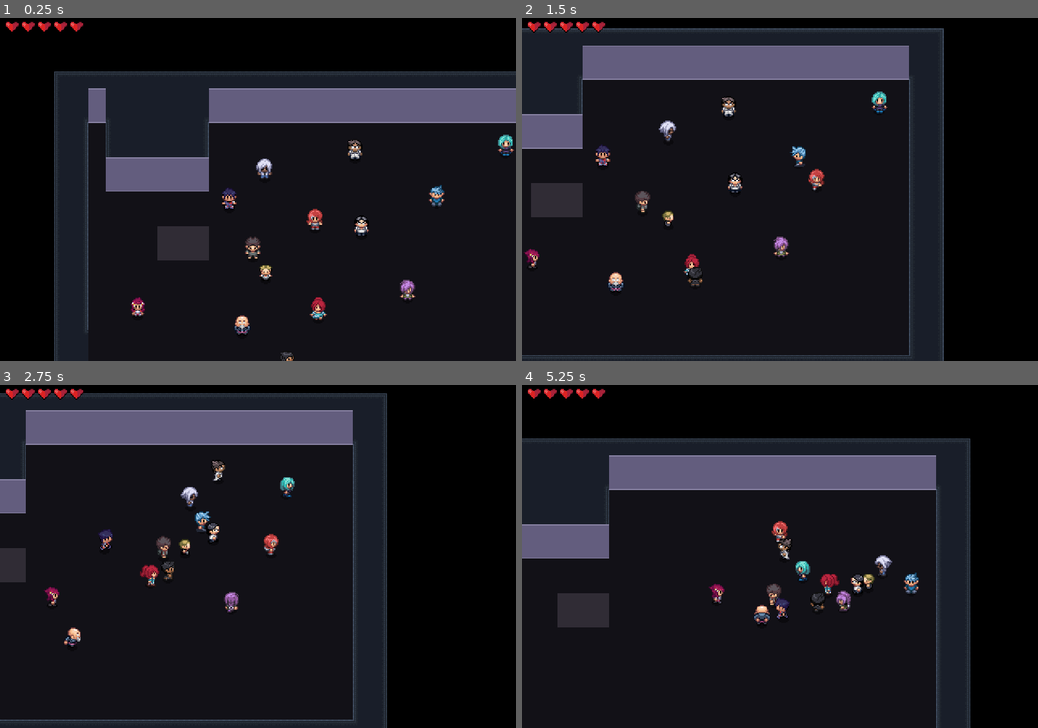
Above: before the commit, frames 1-4 (two rows, left to right).
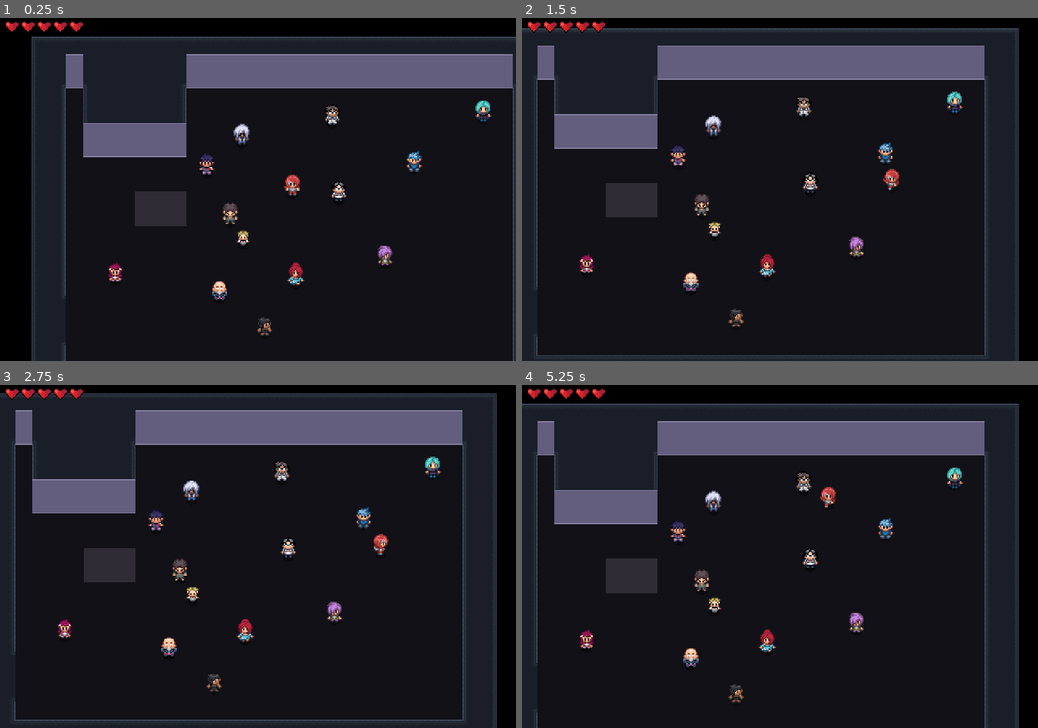
Above: after the commit, the same moments.

Repository: AmethystBlack/personal
Game: Godot game, scene res://world.tscn
Same seed, same stepped clock (60 frames per second), same inputs: the game is played once before the commit and once after it.
Inputs (mouse positions are in pixels of both pictures, inside the frame that each line leads up to):
- Up to frame 1 (0.25 s): no input
- Up to frame 2 (1.5 s): move the mouse to (893, 172) at 0.52 s; hold Right (ui_right) 0.53-1.28 s; tap Q (misc) at 0.6 s; move the mouse to (676, 206) at 1.27 s; hold Down (ui_down) from 1.28 s (still down); tap Space (attack) at 1.35 s
- Up to frame 3 (2.75 s): tap Q (misc) at 1.55, 2.1 s; move the mouse to (309, 481) at 2.02 s; release Down (ui_down) at 2.03 s; hold Right (ui_right) from 2.03 s (still down)
- Up to frame 4 (5.25 s): move the mouse to (754, 625) at 2.77 s; release Right (ui_right) at 2.78 s; hold Up (ui_up) 2.78-3.53 s; tap X (roll) at 2.85 s; tap Q (misc) at 3.05, 3.6, 4.55, 5.1 s; move the mouse to (934, 607) at 3.52 s; hold Left (ui_left) 3.53-5.03 s; move the mouse to (625, 505) at 4.27 s; tap Space (attack) at 4.35 s; move the mouse to (805, 556) at 5.02 s; hold Down (ui_down) from 5.03 s (still down)

The runs differ from the first frame. In frame 1, 33% of the frame differs, in the area x 6-100%, y 5-100%; in frame 2, 18%; in frame 3, 20%; in frame 4, 35%, in the area x 0-97%, y 5-100%.

Commit message:
mid-small text

Diff:
--- a/Polar/UI/dialog.gd
+++ b/Polar/UI/dialog.gd
@@ -1,18 +1,26 @@
 extends Control
 
-@onready var text_obj = $Text
+var smallDialogue = false
+
+@onready var nine = $NinePatchRect
+@onready var margin = $NinePatchRect/MarginContainer
+
+@onready var text_obj = get_node("%Text")
 
 @onready var text : String = "" :
 	set (value):
 		if not text_obj:
 			await ready
 		text_obj.text = value
+		if smallDialogue == true:
+			smallSizing()
 
 signal dialogue_ended
 
 # Called when the node enters the scene tree for the first time.
 func _ready() -> void:
-	text_obj.visible_ratio = 0
+	#text_obj.visible_ratio = 0
+	setPosition()
 	typeText()
 
 
@@ -20,6 +28,28 @@
 func _process(delta: float) -> void:
 	if Input.is_action_just_pressed("attack"):
 		nextDialog()
+
+func setPosition():
+	size.x = 360
+	size.y = 120
+	anchor_left = 0
+	anchor_right = 0
+	anchor_top = 1
+	anchor_bottom = 1
+	position.y -= size.y
+
+func smallSizing():
+	print (text_obj.get_content_width())
+	print (text_obj.get_content_height())
+	print (text_obj.get_line_count())
+	size.x = (text_obj.get_content_width() +24)
+	size.y = (text_obj.get_content_height() + 24)
+	anchor_left = 0.5
+	anchor_right = 0.5
+	anchor_top = 0.5
+	anchor_bottom = 0.5
+	nine.position.y -= (size.y / 2)
+	nine.position.x -= (size.x / 2)
 
 func typeText():
 	var textTween = get_tree().create_tween()
@@ -35,6 +65,8 @@
 	dialogue_ended.emit()
 
 
+
+
 # group dialogues
 	#
 	#var bigString = ("
--- a/Polar/UI/dialog.tscn
+++ b/Polar/UI/dialog.tscn
@@ -5,25 +5,43 @@
 [ext_resource type="FontFile" uid="uid://rhari2b1b4ws" path="res://UI/MorePerfectDOSVGA.ttf" id="3_0tk1y"]
 
 [node name="Control" type="Control"]
+custom_minimum_size = Vector2(100, 40)
 layout_mode = 3
+anchors_preset = 0
+offset_right = 360.0
+offset_bottom = 120.0
+script = ExtResource("1_rvay1")
+
+[node name="NinePatchRect" type="NinePatchRect" parent="."]
+layout_mode = 1
 anchors_preset = 15
 anchor_right = 1.0
 anchor_bottom = 1.0
 grow_horizontal = 2
 grow_vertical = 2
-script = ExtResource("1_rvay1")
+texture = ExtResource("1_b6bm6")
+patch_margin_left = 12
+patch_margin_top = 12
+patch_margin_right = 12
+patch_margin_bottom = 12
 
-[node name="Sprite2D" type="Sprite2D" parent="."]
-position = Vector2(82, 158)
-scale = Vector2(0.543333, 0.39)
-texture = ExtResource("1_b6bm6")
+[node name="MarginContainer" type="MarginContainer" parent="NinePatchRect"]
+layout_mode = 1
+anchors_preset = 15
+anchor_right = 1.0
+anchor_bottom = 1.0
+grow_horizontal = 2
+grow_vertical = 2
+theme_override_constants/margin_left = 12
+theme_override_constants/margin_top = 12
+theme_override_constants/margin_right = 12
+theme_override_constants/margin_bottom = 12
 
-[node name="Text" type="RichTextLabel" parent="."]
-layout_mode = 0
-offset_left = 1.0
-offset_top = 139.0
-offset_right = 164.0
-offset_bottom = 177.0
+[node name="Text" type="RichTextLabel" parent="NinePatchRect/MarginContainer"]
+unique_name_in_owner = true
+clip_contents = false
+custom_minimum_size = Vector2(200, 40)
+layout_mode = 2
 theme_override_fonts/normal_font = ExtResource("3_0tk1y")
-theme_override_font_sizes/normal_font_size = 9
-text = "Test dialogue"
+theme_override_font_sizes/normal_font_size = 16
+text = "Test dialogue a"
--- a/Polar/UI/hud.gd
+++ b/Polar/UI/hud.gd
@@ -32,5 +32,13 @@
 	add_child(diaObj)
 	await diaObj.dialogue_ended
 
+func stx(text):
+	controlState = HUD.DIALOG
+	var diaObj = dialog.instantiate()
+	diaObj.smallDialogue = true
+	diaObj.text = text
+	add_child(diaObj)
+	await diaObj.dialogue_ended
+
 func freeControls():
 	controlState = HUD.OPEN
--- a/Polar/camera_2d.gd
+++ b/Polar/camera_2d.gd
@@ -1,7 +1,7 @@
 extends Camera2D
-
-@onready var topLeft = $Limits/TopLeft
-@onready var bottomRight = $Limits/BottomRight
+#
+var topLeft = Vector2.ZERO
+var bottomRight = Vector2.ZERO
 
 # Called when the node enters the scene tree for the first time.
 func _ready():
@@ -14,7 +14,7 @@
 
 
 func set_bounds():
-	limit_top = topLeft.position.y
-	limit_left = topLeft.position.x
-	limit_bottom = bottomRight.position.y
-	limit_right = bottomRight.position.x
+	limit_top = topLeft.y
+	limit_left = topLeft.x
+	limit_bottom = bottomRight.y
+	limit_right = bottomRight.x
--- a/Polar/camera_2d.tscn
+++ b/Polar/camera_2d.tscn
@@ -7,10 +7,3 @@
 process_callback = 0
 position_smoothing_enabled = true
 script = ExtResource("1_hw0w0")
-
-[node name="Limits" type="Node" parent="."]
-
-[node name="TopLeft" type="Marker2D" parent="Limits"]
-
-[node name="BottomRight" type="Marker2D" parent="Limits"]
-position = Vector2(320, 180)
--- a/Polar/character/PolarNPC/polar_npc.gd
+++ b/Polar/character/PolarNPC/polar_npc.gd
@@ -4,4 +4,5 @@
 
 func _ready():
 	super._ready()
-	h.Party.append(self)
+	if h:
+		h.Party.append(self)
--- a/Polar/character/player/player.gd
+++ b/Polar/character/player/player.gd
@@ -79,7 +79,8 @@
 	process_misc()
 
 func process_misc():
-	h.EnsembleMove()
+	interact()
+	#h.EnsembleMove()
 
 func interact():
 	interactHitbox.disabled = false
--- a/Polar/helper.gd
+++ b/Polar/helper.gd
@@ -17,6 +17,9 @@
 
 func tx(text):
 	await HUD.tx(text)
+
+func stx(text):
+	await HUD.stx(text)
 
 func setShortcuts():
 	World = get_tree().get_current_scene().get_node("%World")
--- /dev/null
+++ b/Polar/maps/gift_shop.gd
@@ -0,0 +1,9 @@
+extends Map
+
+func interactList(targetEvent):
+	match targetEvent:
+		"north":
+			await h.tx("tell me this just works")
+			await h.stx("this too pls")
+			await h.stx("also this hi im really talking a lot")
+			await h.stx("sorry it's not my fault the programmer just needs me to never shut up, so lets get that lorem ipsum girlfriend!")
--- a/Polar/maps/gift_shop.tscn
+++ b/Polar/maps/gift_shop.tscn
@@ -1,6 +1,7 @@
-[gd_scene load_steps=16 format=4 uid="uid://pl4hj0pbb0lx"]
+[gd_scene load_steps=17 format=4 uid="uid://pl4hj0pbb0lx"]
 
 [ext_resource type="PackedScene" uid="uid://b0tolekoe2wyv" path="res://maps/mapBase.tscn" id="1_5fy6g"]
+[ext_resource type="Script" path="res://maps/gift_shop.gd" id="2_3s7q7"]
 [ext_resource type="PackedScene" uid="uid://dddrl6onubuqm" path="res://character/PolarNPC/Allia/allia.tscn" id="2_b6qbh"]
 [ext_resource type="PackedScene" uid="uid://bkgsyq77bd7wi" path="res://character/PolarNPC/Aurisch/aurisch.tscn" id="3_k5hpl"]
 [ext_resource type="PackedScene" uid="uid://bv6t84rhuvugj" path="res://character/PolarNPC/Brite/brite.tscn" id="4_vvdiq"]
@@ -21,6 +22,7 @@
 outlines = Array[PackedVector2Array]([PackedVector2Array(5, 5, 478, 3, 476, 316, 4, 318)])
 
 [node name="Map" instance=ExtResource("1_5fy6g")]
+script = ExtResource("2_3s7q7")
 
 [node name="NavigationRegion2D" parent="." index="1"]
 navigation_polygon = SubResource("NavigationPolygon_egqlm")
@@ -66,3 +68,6 @@
 
 [node name="Venillo" parent="ObjectPlane" index="12" instance=ExtResource("14_56wej")]
 position = Vector2(286, 155)
+
+[node name="TopLeft" parent="Limits" index="0"]
+position = Vector2(-29, -18)
--- a/Polar/maps/heartbeast.tscn
+++ b/Polar/maps/heartbeast.tscn
@@ -746,8 +746,6 @@
 
 [node name="Map1" type="Node2D"]
 script = ExtResource("1_yt1bc")
-boundsTopLeft = Vector2(128, 48)
-boundsBottomRight = Vector2(560, 336)
 
 [node name="GrassBG" type="Sprite2D" parent="."]
 texture_repeat = 2
--- a/Polar/maps/mapBase.gd
+++ b/Polar/maps/mapBase.gd
@@ -1,8 +1,8 @@
 extends Node2D
 class_name Map
 
-@export var boundsTopLeft = Vector2.ZERO
-@export var boundsBottomRight = Vector2.ZERO
+@onready var boundsTopLeft = $Limits/TopLeft.position
+@onready var boundsBottomRight = $Limits/BottomRight.position
 
 var Player = preload("res://character/player/player.tscn")
 var playerGraphic = preload("res://character/trchar088.png")
@@ -47,6 +47,7 @@
 	var char = h.actors[targetEvent]
 	if char.has_method("interactedWith"):
 		char.interactedWith()
+	targetEvent = targetEvent.to_lower()
 	await interactList(targetEvent)
 	endInteraction(char)
 
--- a/Polar/maps/mapBase.tscn
+++ b/Polar/maps/mapBase.tscn
@@ -10,8 +10,6 @@
 
 [node name="Map" type="Node2D"]
 script = ExtResource("1_2x6cx")
-boundsTopLeft = Vector2(-50, -50)
-boundsBottomRight = Vector2(600, 450)
 
 [node name="Background" type="Sprite2D" parent="."]
 texture_repeat = 2
@@ -35,3 +33,11 @@
 
 [node name="PlayerStart" type="Marker2D" parent="."]
 position = Vector2(243, 149)
+
+[node name="Limits" type="Node" parent="."]
+
+[node name="TopLeft" type="Marker2D" parent="Limits"]
+position = Vector2(-24, -17)
+
+[node name="BottomRight" type="Marker2D" parent="Limits"]
+position = Vector2(498, 336)
--- a/Polar/maps/test_map.tscn
+++ b/Polar/maps/test_map.tscn
@@ -17,8 +17,6 @@
 
 [node name="Map" type="Node2D"]
 script = ExtResource("1_k6aix")
-boundsTopLeft = Vector2(-50, -50)
-boundsBottomRight = Vector2(600, 450)
 
 [node name="Background" type="Sprite2D" parent="."]
 texture_repeat = 2
--- a/Polar/world.gd
+++ b/Polar/world.gd
@@ -22,6 +22,6 @@
 	setCameraBounds(newMap)
 
 func setCameraBounds(map):
-	$Camera2D/Limits/TopLeft.position = map.boundsTopLeft
-	$Camera2D/Limits/BottomRight.position = map.boundsBottomRight
+	$Camera2D.topLeft = map.boundsTopLeft
+	$Camera2D.bottomRight = map.boundsBottomRight
 	$Camera2D.set_bounds()
--- a/Polar/world.tscn
+++ b/Polar/world.tscn
@@ -16,12 +16,6 @@
 [node name="Camera2D" parent="World" instance=ExtResource("4_ajvfg")]
 position = Vector2(0, 0)
 
-[node name="TopLeft" parent="World/Camera2D/Limits" index="0"]
-position = Vector2(64, 7)
-
-[node name="BottomRight" parent="World/Camera2D/Limits" index="1"]
-position = Vector2(496, 295)
-
 [node name="HUD" type="CanvasLayer" parent="World"]
 unique_name_in_owner = true
 script = ExtResource("3_imgkc")
Binary file changed: Polar/UI/dialogBg.png
